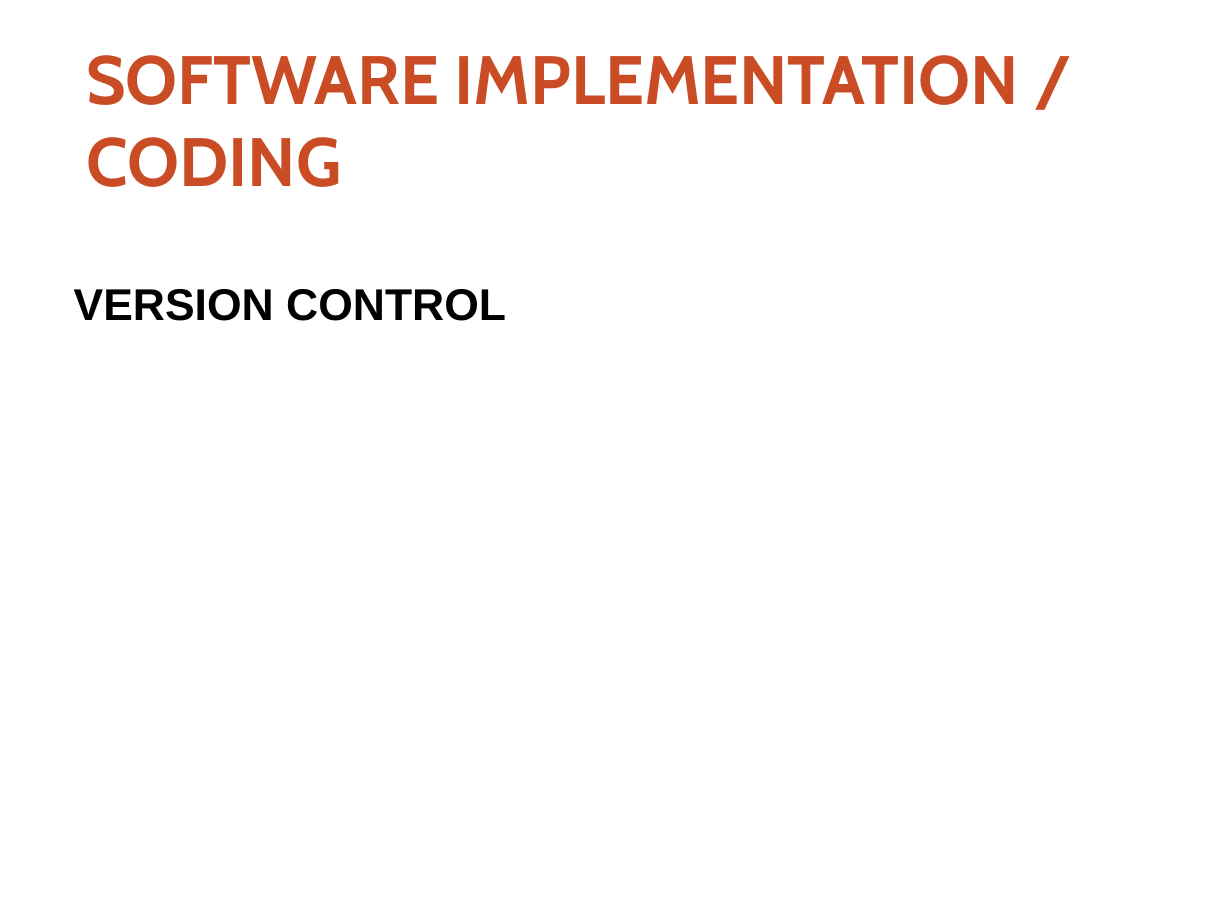
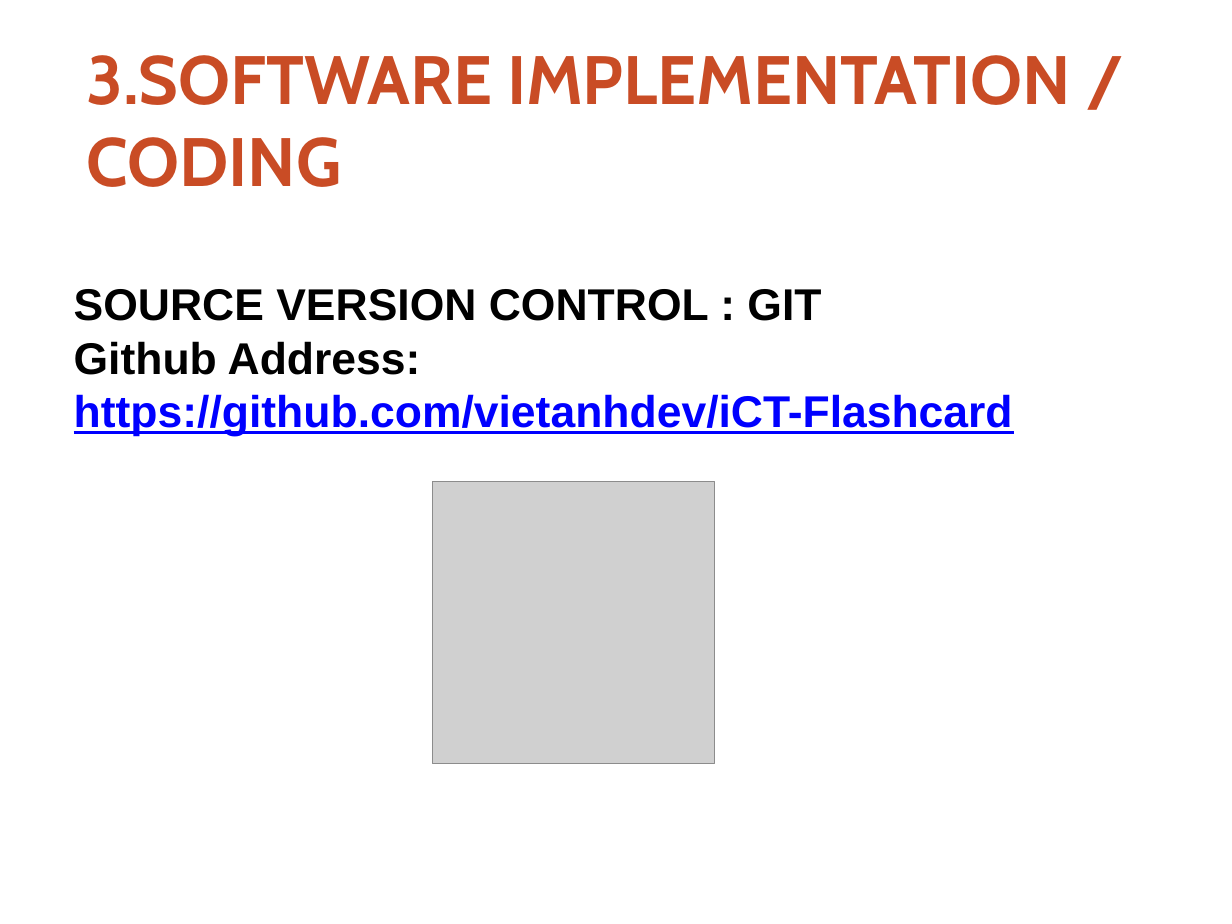
Before and after one commit to thoatran/iCT-Flashcard, a slide deck: slide 6 of docs/ReportSlides.pptx. Drawn at 1232x924 pixels with LibreOffice and Linux fonts; fonts in the diff are those of the drawing; grey boxes stand for pictures; background and template pictures are left out. Boxes give left, top, right and bottom in pixels: in the first picture for what was removed or moved away, otherwise in the second. Text is boxed around its words. In the diff, an @@ line names an element or a change of style, - is before the commit and + after.

```diff
--- a/docs/ReportSlides.pptx
+++ b/docs/ReportSlides.pptx
@@ text at (86,55,1071,187): text changed @@
-SOFTWARE IMPLEMENTATION / CODING
+3.SOFTWARE IMPLEMENTATION / CODING
@@ text at (74,289,1013,436): text changed; text colour #000000 to #0000FF @@
-VERSION CONTROL
+SOURCE VERSION CONTROL : GIT
+Github Address: https://github.com/vietanhdev/iCT-Flashcard
@@ picture added at (432,482,715,764) @@
```
Also in this commit, not shown: 4 other slides changed, 4 slides added, 1 slide removed, 1 other file.
